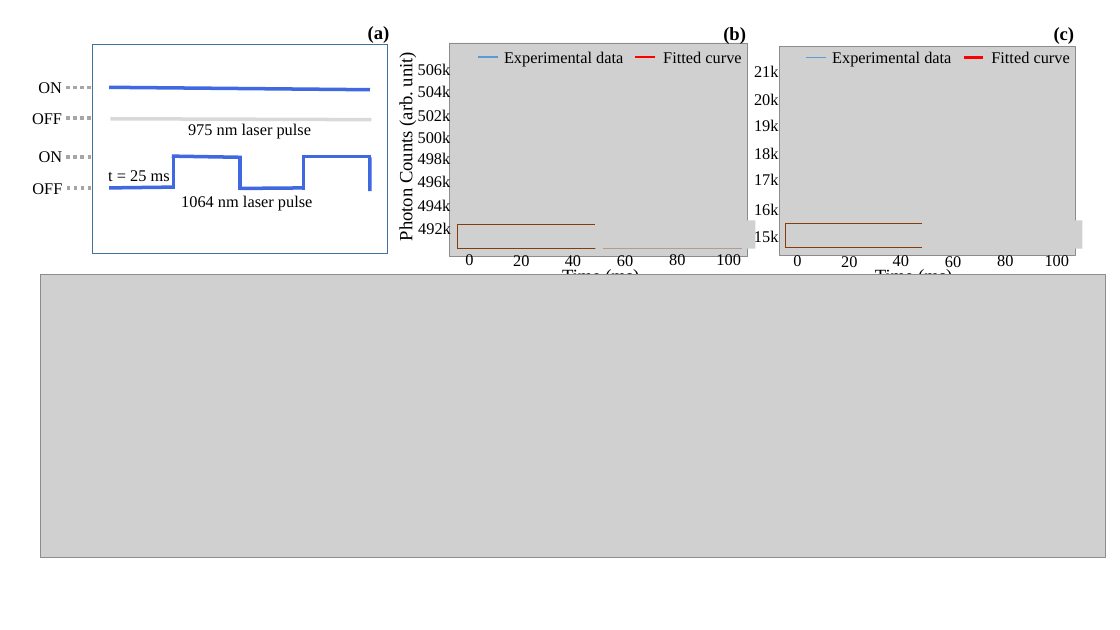
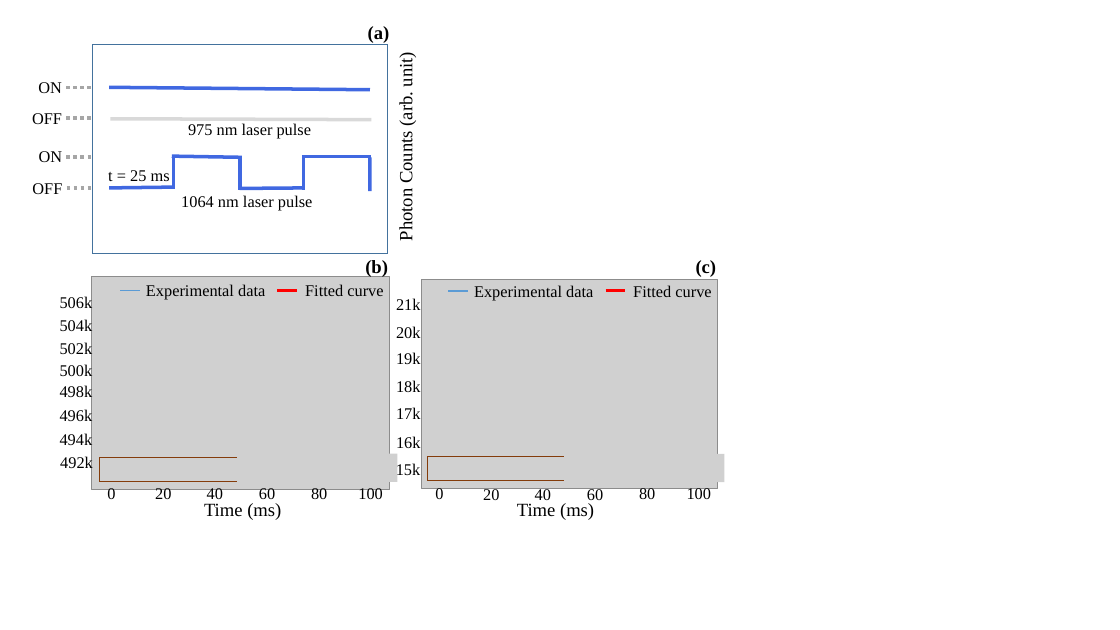
Before and after one commit to ghoshatanu857/NaBiF4_PL_analysis, a slide deck: slide 11 of NaBiF4_PL_analysis/pulse_sequence.pptx (slide 10 before the commit). Drawn at 1120x630 pixels with LibreOffice and Linux fonts; fonts in the diff are those of the drawing; grey boxes stand for pictures. Boxes give left, top, right and bottom in pixels: in the first picture for what was removed or moved away, otherwise in the second. Text is boxed around its words. In the diff, an @@ line names an element or a change of style, - is before the commit and + after.

```diff
--- a/NaBiF4_PL_analysis/pulse_sequence.pptx
+++ b/NaBiF4_PL_analysis/pulse_sequence.pptx
@@ picture removed at <box>452,222,603,250</box> @@
@@ picture removed at <box>596,220,756,249</box> @@
@@ picture removed at <box>781,220,933,249</box> @@
@@ picture removed at <box>923,220,1083,249</box> @@
@@ picture removed at <box>40,275,1105,558</box> @@
@@ 30 texts, 4 rectangles, 4 lines, 2 pictures: place and size @@
-30 texts, 4 rectangles, 4 lines, 2 pictures at <box>418,27,1075,275</box>
+30 texts, 4 rectangles, 4 lines, 2 pictures at <box>60,260,718,520</box>
@@ 5 texts: place and size @@
-5 texts at <box>418,51,1070,215</box>
+5 texts at <box>60,285,711,448</box>
@@ picture added at <box>93,455,245,484</box> @@
@@ picture added at <box>237,454,397,482</box> @@
@@ picture added at <box>423,454,574,482</box> @@
@@ picture added at <box>565,454,725,482</box> @@
```
Also in this commit, not shown: 5 other slides changed, 2 slides added, 13 other files.
